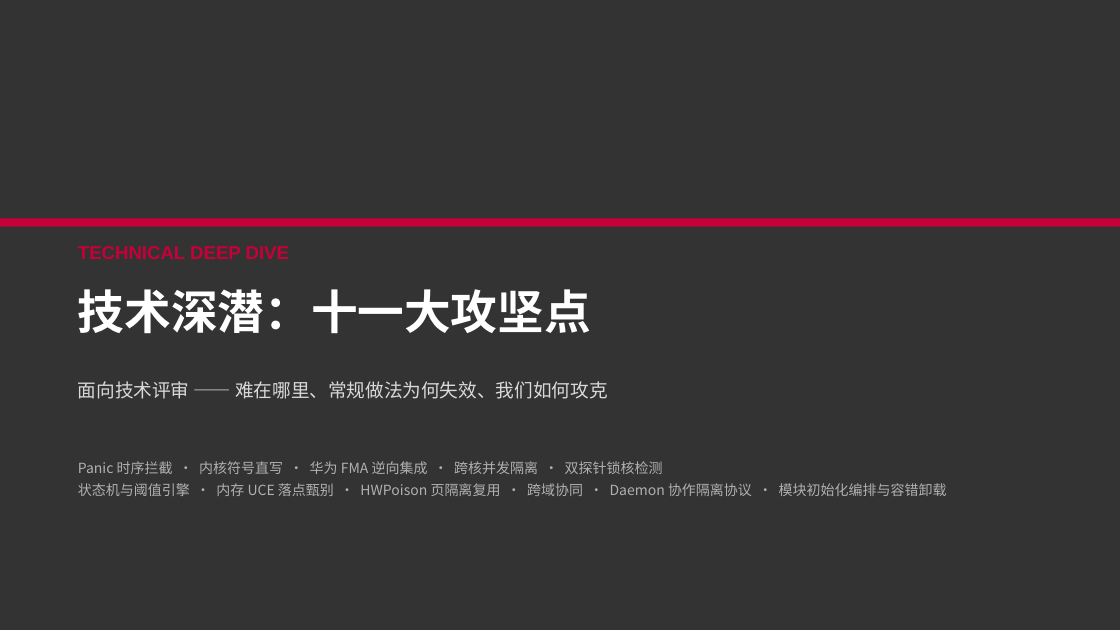
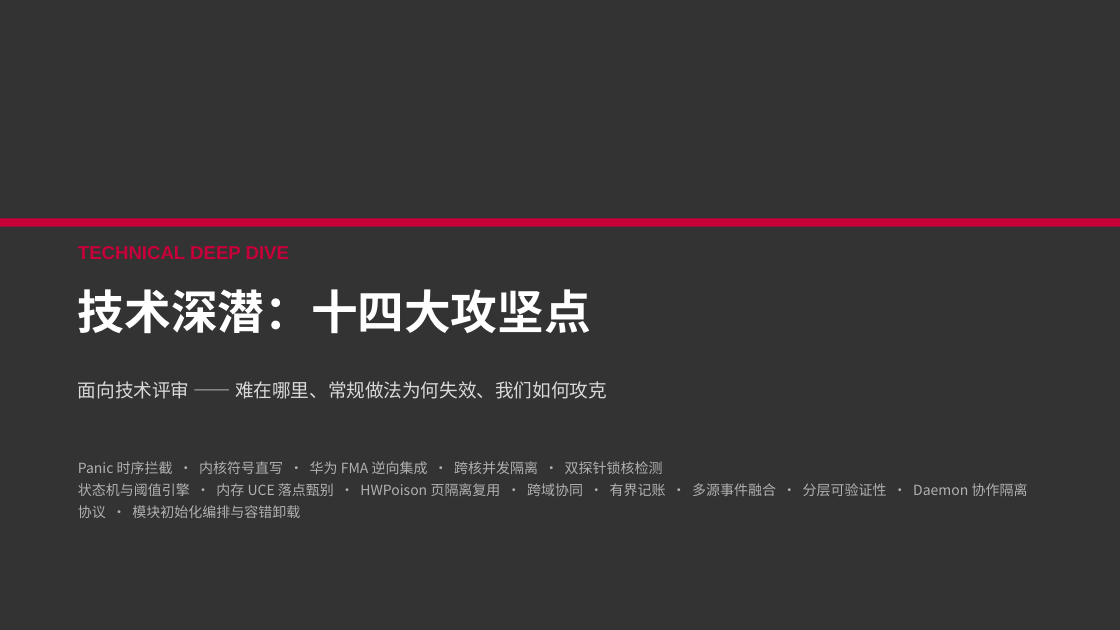
Before and after one commit to zengxi0302/cpu_core_isolate, a slide deck: slide 10 of docs/CFI_华为云_汇报材料.pptx. Drawn at 1120x630 pixels with LibreOffice and Linux fonts; fonts in the diff are those of the drawing. Boxes give left, top, right and bottom in pixels: in the first picture for what was removed or moved away, otherwise in the second. Text is boxed around its words. In the diff, an @@ line names an element or a change of style, - is before the commit and + after.

```diff
--- a/docs/CFI_华为云_汇报材料.pptx
+++ b/docs/CFI_华为云_汇报材料.pptx
@@ text at [78, 289, 591, 333]: text changed @@
-技术深潜：十一大攻坚点
+技术深潜：十四大攻坚点
@@ text at [78, 483, 1028, 518]: text changed @@
-状态机与阈值引擎 · 内存 UCE 落点甄别 · HWPoison 页隔离复用 · 跨域协同 · Daemon 协作隔离协议 · 模块初始化编排与容错卸载
+状态机与阈值引擎 · 内存 UCE 落点甄别 · HWPoison 页隔离复用 · 跨域协同 · 有界记账 · 多源事件融合 · 分层可验证性 · Daemon 协作隔离协议 · 模块初始化编排与容错卸载
```
Also in this commit, not shown: 1 other slide changed, 3 slides added, 2 other files.
